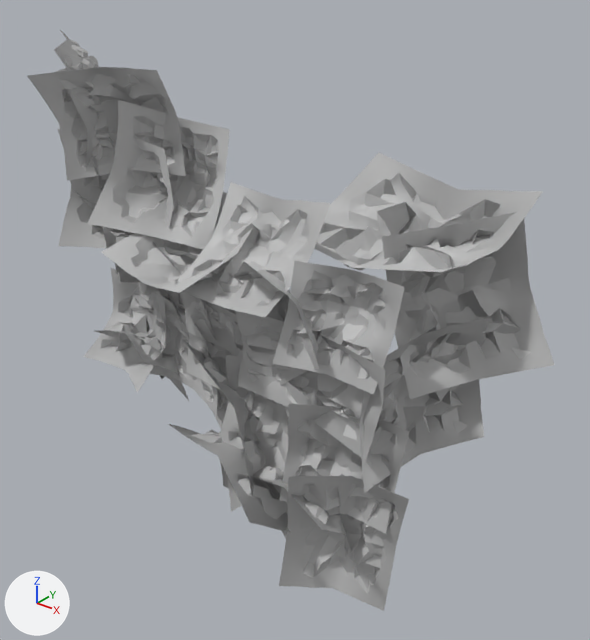
The FBX model Assets/God Hunt/Env/Background/BG/Models/Background_Room9.fbx: old version first, new version second.
One viewpoint serves both versions: a camera (50 mm lens) standing at (75.3, -61.5, -20.9) and looking at (38.3, -15.3, -49.6). Arrows for +X, +Y and +Z are at lower left; the lights stay in place. Where no turn or scale is listed for an object, it has been applied to the vertices.

Objects in the first picture: 'Background_Room9'.
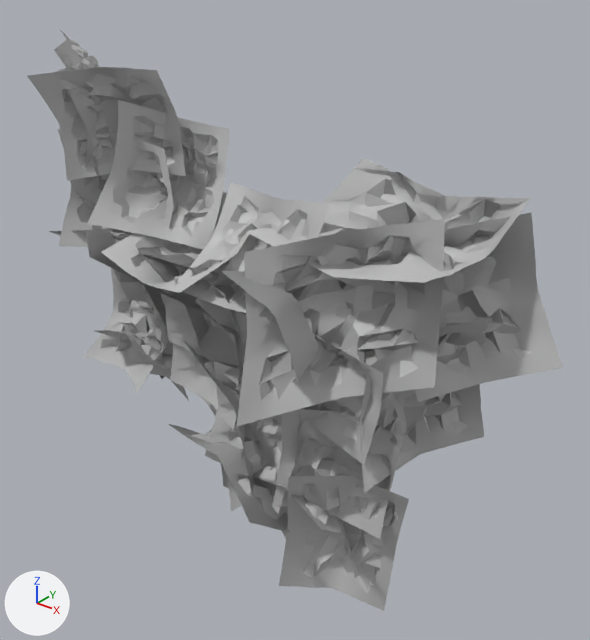
Where the change shows, as pixel boxes (x1, y1, x2, y2) in the pictures (590 x 640 px; the box of a moved part takes in the faces that stretch with it):
```json
{"object": "Background_Room9", "change": "reshaped", "before": [28, 30, 554, 611], "after": [28, 30, 563, 611]}
{"part": 1, "of": "me_mesh", "change": "moved or reshaped", "before": [272, 261, 405, 395], "after": [236, 219, 445, 427]}
{"part": 2, "of": "me_mesh", "change": "moved or reshaped", "before": [93, 152, 554, 534], "after": [49, 158, 563, 539]}
```

The change, as JSON lines over the scene's bpy script:
```json
{"block": "me_mesh", "where": "# used by ob_background_room9; location = (35.8, -26.68, -47.45)"}
{"op": "remove", "block": "me_mesh", "code": "me_mesh.from_pydata(...)  # 7168 vertices, 13076 faces; spans x -19.4..22.1, y -2.7..27.9, z -19.2..19.2"}
{"op": "add", "block": "me_mesh", "code": "me_mesh.from_pydata(...)  # 7168 vertices, 13076 faces; spans x -19.4..22.7, y -3.8..27.9, z -19.2..19.2"}
{"block": "me_mesh", "change": "me_mesh part 1: the loose piece of 240 vertices spanning x 8.8..16.0, y 1.2..5.9, z -0.4..7.4 is multiplied about its middle by the matrix ((1.284, -0.545, -0.363), (0.923, 2.176, 0.0), (0.334, -0.142, 1.395)), then moved by (-0.1, 1.1, 0.2)"}
{"block": "me_mesh", "change": "me_mesh part 2: 482 of 7168 vertices moved; they spanned x -14.9..22.1, y 0.2..21.6, z -11.2..9.9 and now span x -14.9..22.7, y -1.7..19.7, z -11.2..9.9; mean shift (0.1, -1.1, 0.0); largest move (3.1, 4.7, 1.0) -> (3.0, 2.4, 1.0)"}
```
